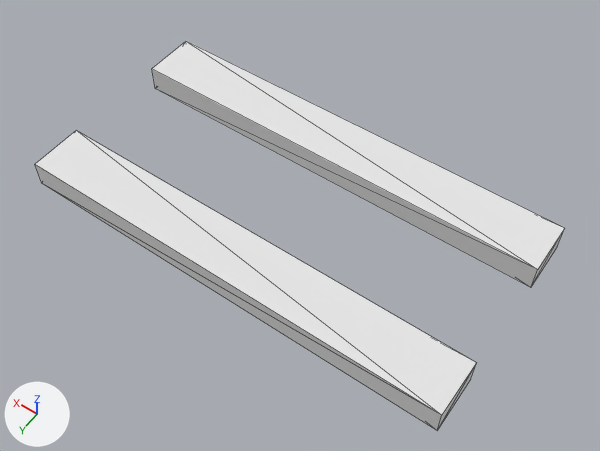
Before and after pictures for a commit that changed the OBJ model TchooTchoo/Assets/Graphics/Rails/EW.obj.
Camera for both pictures: a camera (50 mm lens) standing at (-1.064, 1.441, 2.226) and looking at (-0.069, 0.048, 0.038). Lighting does not change. The marker at lower left points along +X, +Y and +Z. Mesh edges are drawn as thin lines. Where no turn or scale is listed for an object, it has been applied to the vertices. Vertices at the same position are counted once.

Script lines for the objects in view, before the commit:
```python
me_untitled = bpy.data.meshes.new('Untitled')
me_untitled.from_pydata(...)  # a box spanning x -0.8..0.8, y -0.4..-0.2, z 0.0..0.1; a box spanning x -0.8..0.8, y 0.2..0.4, z 0.0..0.1
me_untitled.materials.append(mat_palette)  # white #e7e7e7
ob_untitled = bpy.data.objects.new('Untitled', me_untitled)
ob_untitled.location = (0.0, 0.0, 0.0)
```
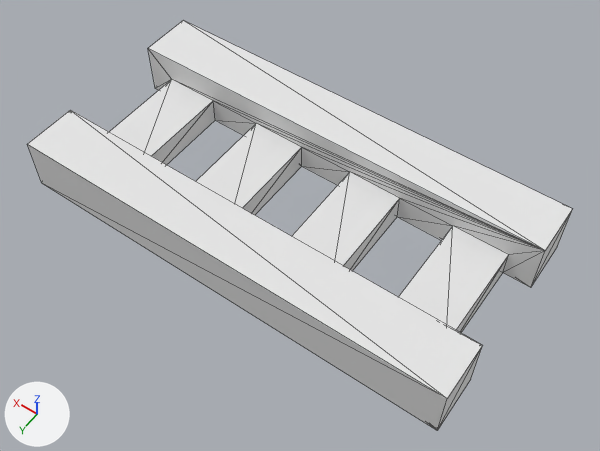
Changed parts and their boxes [x1, y1, x2, y2] in the pictures (600 x 451 px):
'Untitled', reshaped
    before: [35, 41, 565, 430]
    after: [27, 20, 572, 430]

The edits, one by one:
me_untitled is used by ob_untitled; location (0.0, 0.0, 0.0).
me_untitled had 16 vertices, 24 faces and spanned x -0.8..0.8, y -0.4..0.4, z 0.0..0.1.
me_untitled now has 48 vertices, 104 faces and spans x -0.8..0.8, y -0.4..0.4, z 0.0..0.2.
Part 1, on me_untitled:
4 vertices are removed from x -0.8..0.8, y -0.2..0.2, z 0.1.
16 faces are deleted.
4 vertices in x -0.8..0.8, y -0.4..0.4, z 0.1 move by (0.0, 0.0, 0.1).
20 vertices are added at x -0.8..0.8, y -0.2..0.2, z 0.0..0.2.
16 new vertices lie (0.0, 0.4, 0.0) away from vertices in x -0.7..0.7, y -0.2, z 0.0..0.1.
96 new faces join them.
